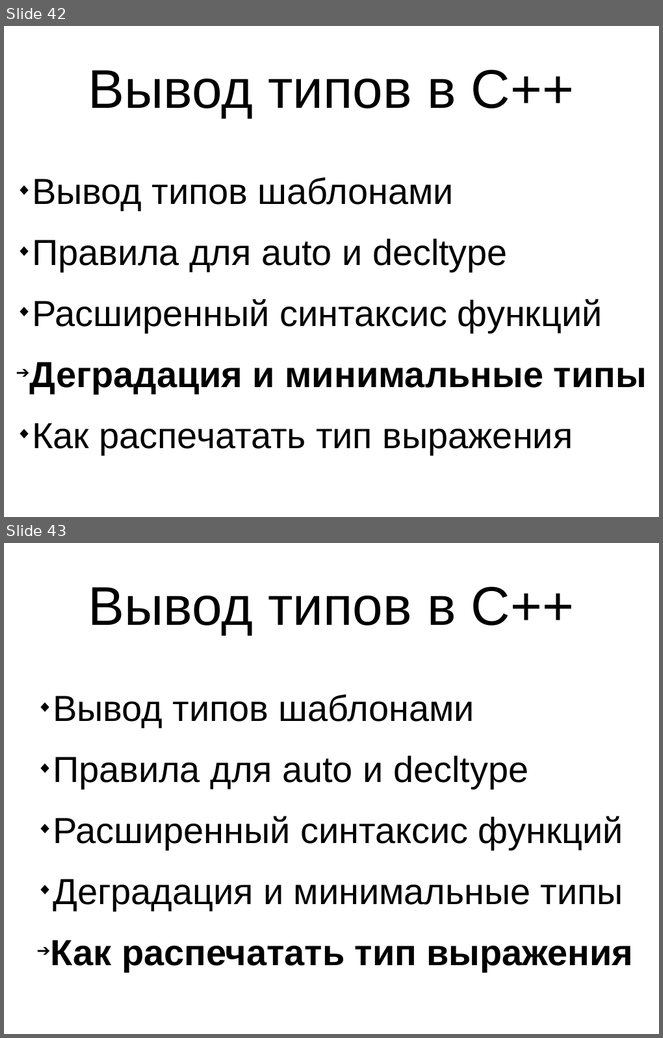
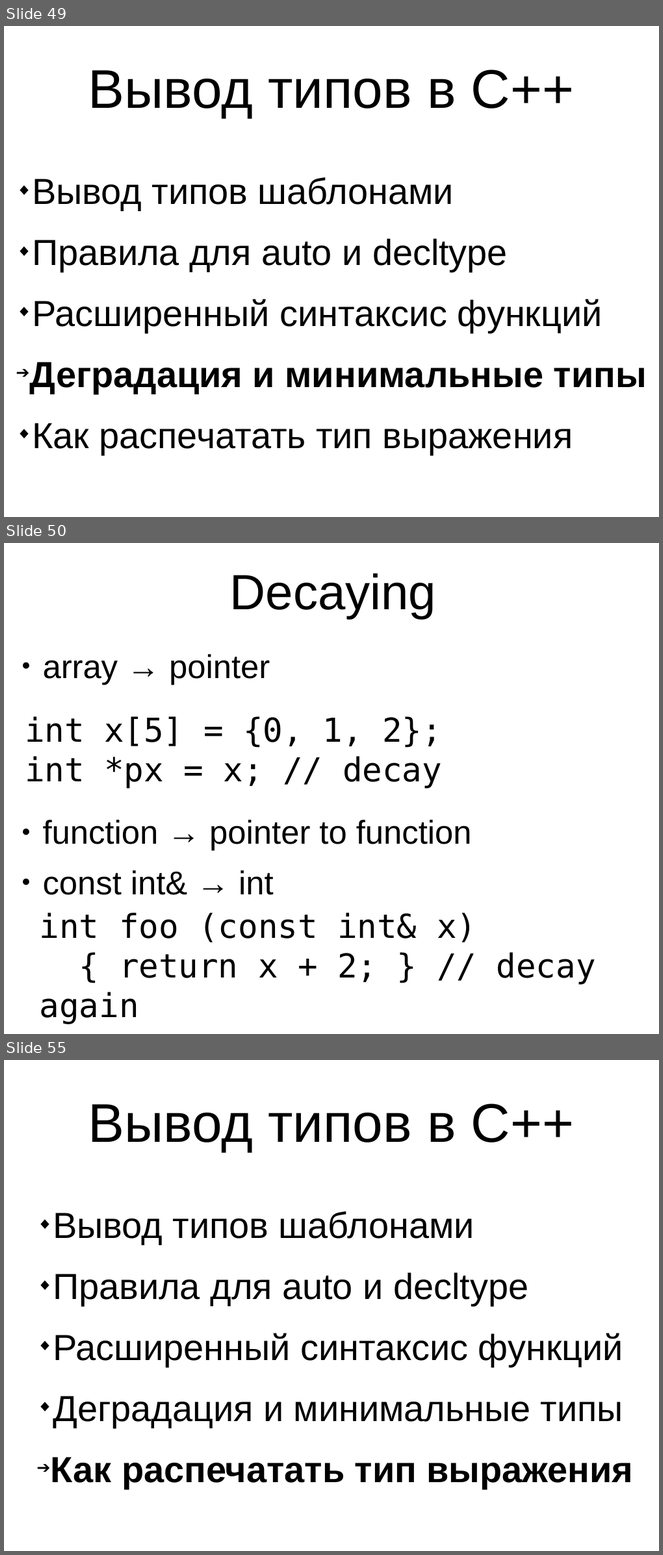
Before and after one commit to MIPT-ILab/cpp-lects-rus, a slide deck: slides/lec1-6-inference.odp. Shown one above the other, each under a label of ours: slides 42 and 43 before the commit, slides 49, 50 and 55 after it; the slides between them are not shown. The pictures are 663x1038 and 663x1555 pixels, drawn with LibreOffice and Linux fonts; fonts in the diff are those of the drawing. Boxes give left, top, right and bottom in pixels: in the first picture for what was removed or moved away, otherwise in the second. Text is boxed around its words. In the diff, an @@ line names an element or a change of style, - is before the commit and + after.

```diff
--- a/slides/lec1-6-inference.odp
+++ b/slides/lec1-6-inference.odp
@@ slide 50 added at [4,543,659,1034], background #FFFFFF @@
@@ title added at [230,573,437,619], 60 pt, text #000000 @@
+Decaying
@@ text added at [43,654,270,685], 40 pt, text #000000 @@
+● array → pointer
@@ text added at [25,717,442,789], 40 pt, text #000000 @@
+int x[5] = {0, 1, 2};
+int *px = x; // decay
@@ text added at [43,820,472,895], 40 pt, text #000000 @@
+● function → pointer to function
+● const int& → int
@@ text added at [40,913,596,1025], 40 pt, text #000000 @@
+int foo (const int& x)
+{ return x + 2; } // decay again
@@ what was slide 42 is now slide 49 @@
@@ what was slide 43 is now slide 55 @@
```
Also in this commit, not shown: 8 slides changed, 23 other slides added, 1 slide removed, 6 other files.
